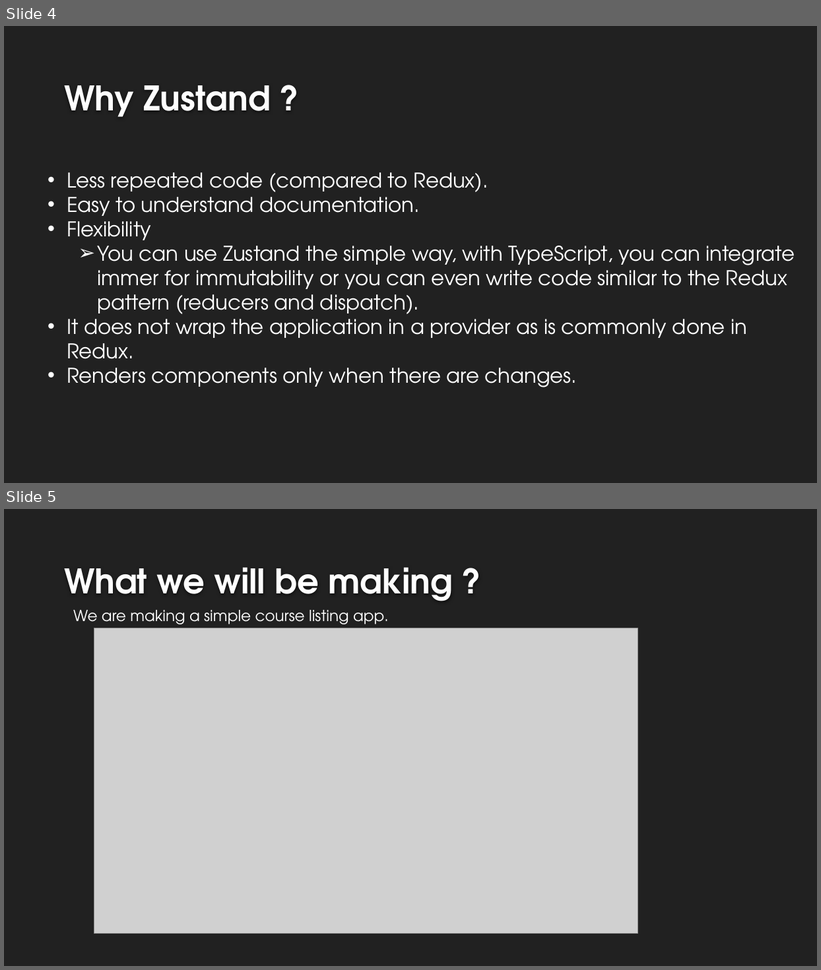
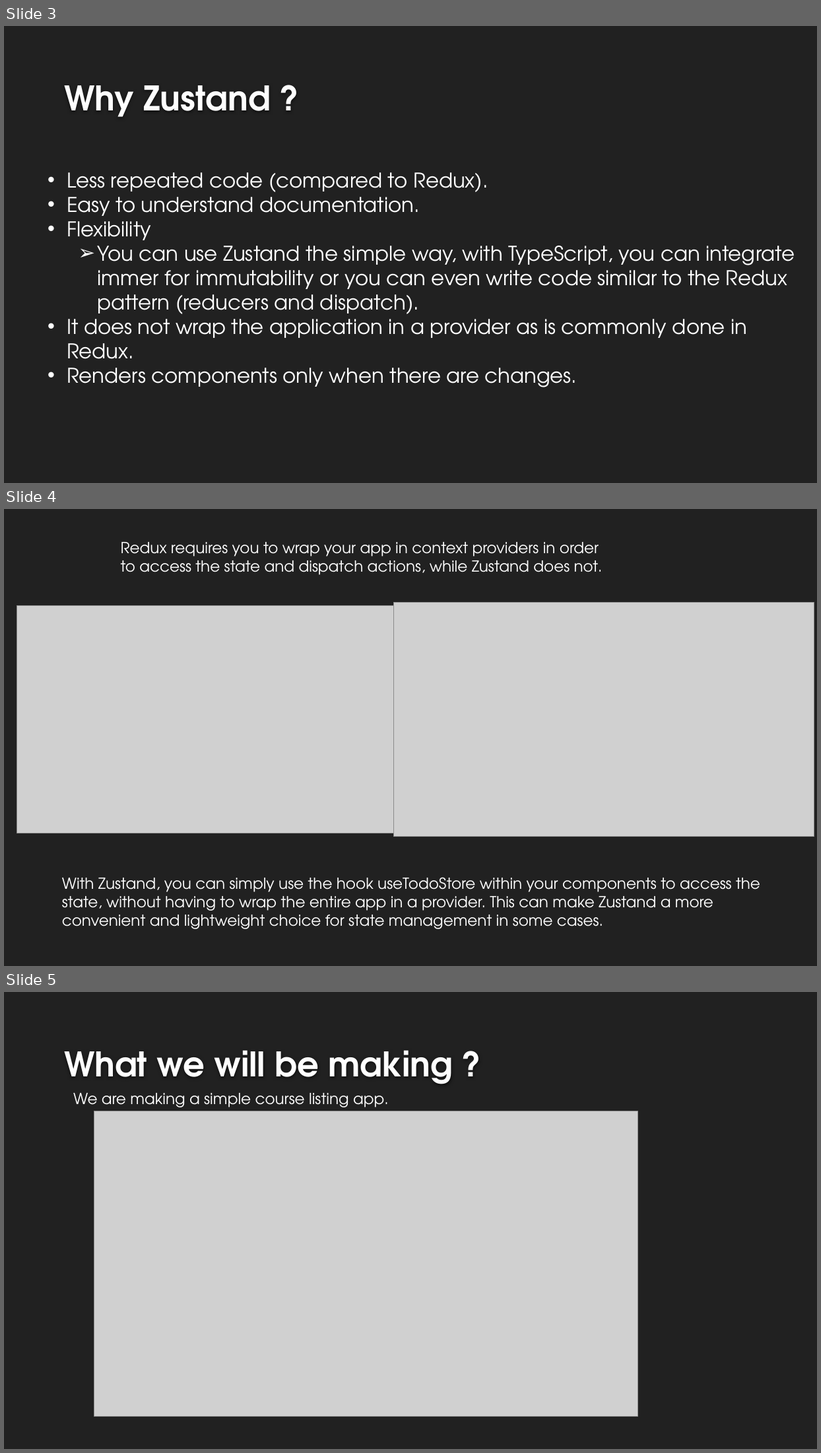
Before and after one commit to SaurabPoudel/React-Learning-, a slide deck: zustand-learning/Zustand.pptx. Shown one above the other, each under a label of ours: slides 4 and 5 before the commit, slides 3, 4 and 5 after it. The pictures are 821x970 and 821x1453 pixels, drawn with LibreOffice and Linux fonts; fonts in the diff are those of the drawing; grey boxes stand for pictures; background and template pictures are left out. Boxes give left, top, right and bottom in pixels: in the first picture for what was removed or moved away, otherwise in the second. Text is boxed around its words. In the diff, an @@ line names an element or a change of style, - is before the commit and + after.

```diff
--- a/zustand-learning/Zustand.pptx
+++ b/zustand-learning/Zustand.pptx
@@ slide 4 added at (4,509,817,966), background #212121 @@
@@ text added at (121,542,603,575), 18 pt, text #FFFFFF @@
+Redux requires you to wrap your app in context providers in order to access the state and dispatch actions, while Zustand does not.
@@ picture added at (17,605,393,834) @@
@@ picture added at (394,602,814,836) @@
@@ text added at (62,877,760,929), 18 pt, text #FFFFFF @@
+With Zustand, you can simply use the hook useTodoStore within your components to access the state, without having to wrap the entire app in a provider. This can make Zustand a more convenient and lightweight choice for state management in some cases.
@@ what was slide 4 is now slide 3 @@
```
Also in this commit, not shown: 1 slide changed, 6 other slides added, 1 slide removed.
